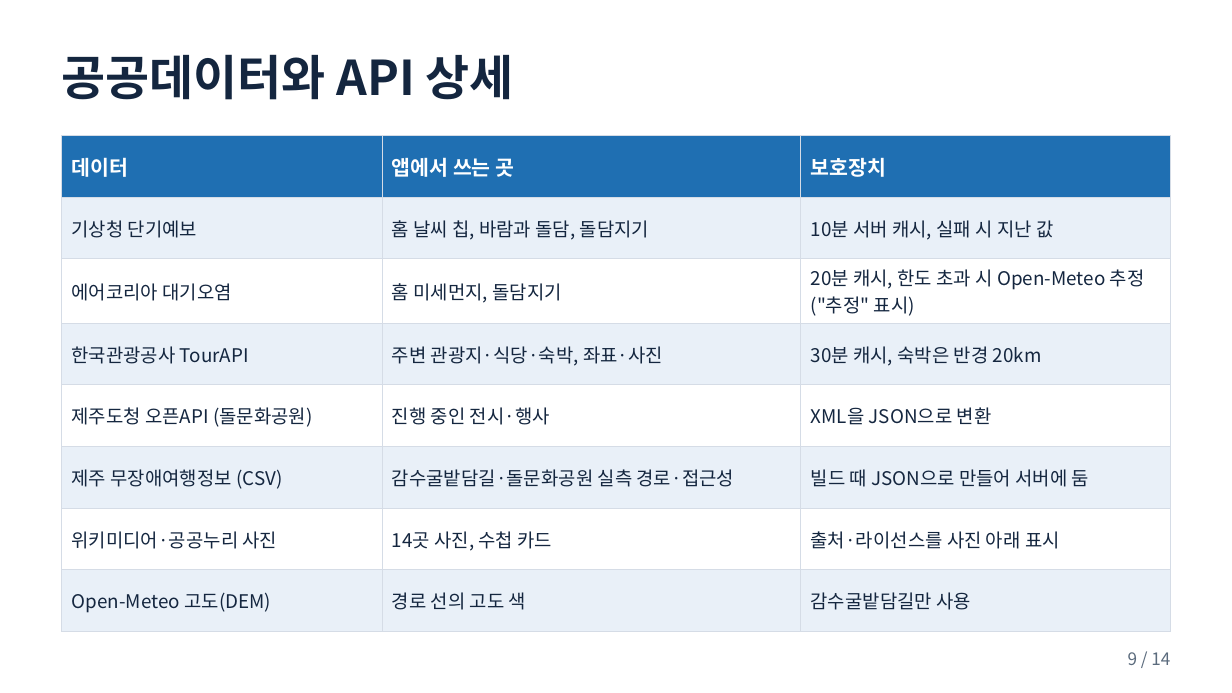
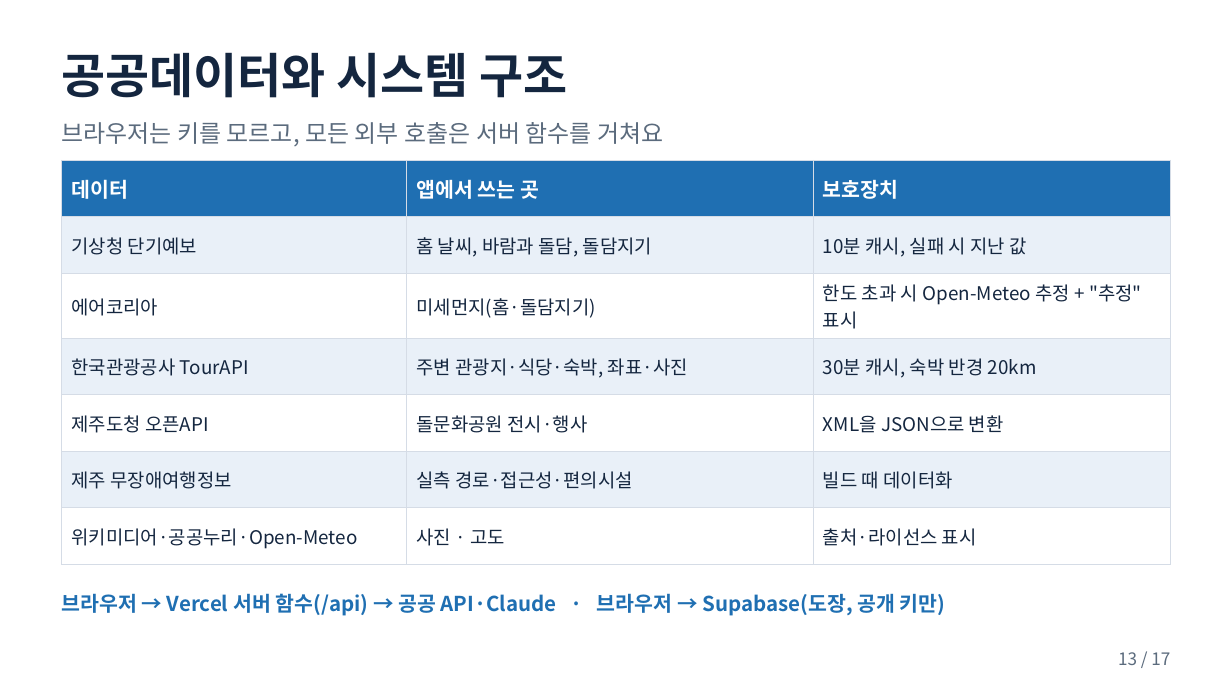
Before and after one commit to pjhjustin2430-cmd/doldam-today-jeju, a slide deck: slide 13 of docs/돌담오늘_발표자료.pptx (slide 9 before the commit). Drawn at 1232x693 pixels with LibreOffice and Linux fonts; fonts in the diff are those of the drawing. Boxes give left, top, right and bottom in pixels: in the first picture for what was removed or moved away, otherwise in the second. Text is boxed around its words. In the diff, an @@ line names an element or a change of style, - is before the commit and + after.

```diff
--- a/docs/돌담오늘_발표자료.pptx
+++ b/docs/돌담오늘_발표자료.pptx
@@ text at (62, 52, 567, 98): text changed @@
-공공데이터와 API 상세
+공공데이터와 시스템 구조
@@ text added at (62, 122, 663, 146), 14 pt, text #5B6B7D @@
+브라우저는 키를 모르고, 모든 외부 호출은 서버 함수를 거쳐요
@@ table at (62, 160, 1170, 553) @@
-row 2: 기상청 단기예보 | 홈 날씨 칩, 바람과 돌담, 돌담지기 | 10분 서버 캐시, 실패 시 지난 값
-row 3: 에어코리아 대기오염 | 홈 미세먼지, 돌담지기 | 20분 캐시, 한도 초과 시 Open-Meteo 추정 ("추정" 표시)
-row 4: 한국관광공사 TourAPI | 주변 관광지·식당·숙박, 좌표·사진 | 30분 캐시, 숙박은 반경 20km
-row 5: 제주도청 오픈API (돌문화공원) | 진행 중인 전시·행사 | XML을 JSON으로 변환
-row 6: 제주 무장애여행정보 (CSV) | 감수굴밭담길·돌문화공원 실측 경로·접근성 | 빌드 때 JSON으로 만들어 서버에 둠
-row 7: 위키미디어·공공누리 사진 | 14곳 사진, 수첩 카드 | 출처·라이선스를 사진 아래 표시
-row 8: Open-Meteo 고도(DEM) | 경로 선의 고도 색 | 감수굴밭담길만 사용
+row 2: 기상청 단기예보 | 홈 날씨, 바람과 돌담, 돌담지기 | 10분 캐시, 실패 시 지난 값
+row 3: 에어코리아 | 미세먼지(홈·돌담지기) | 한도 초과 시 Open-Meteo 추정 + "추정" 표시
+row 4: 한국관광공사 TourAPI | 주변 관광지·식당·숙박, 좌표·사진 | 30분 캐시, 숙박 반경 20km
+row 5: 제주도청 오픈API | 돌문화공원 전시·행사 | XML을 JSON으로 변환
+row 6: 제주 무장애여행정보 | 실측 경로·접근성·편의시설 | 빌드 때 데이터화
+row 7: 위키미디어·공공누리·Open-Meteo | 사진 · 고도 | 출처·라이선스 표시
@@ table: place and size @@
-table at (62, 136, 1170, 617)
+table at (62, 160, 1170, 553)
@@ text added at (62, 593, 946, 616), 12 pt, text #1F6FB2, bold @@
+브라우저 → Vercel 서버 함수(/api) → 공공 API·Claude · 브라우저 → Supabase(도장, 공개 키만)
@@ text at (1118, 652, 1170, 665): text changed @@
-9 / 14
+13 / 17
```
Also in this commit, not shown: 7 other slides changed, 9 slides added, 6 slides removed, 8 other files.
